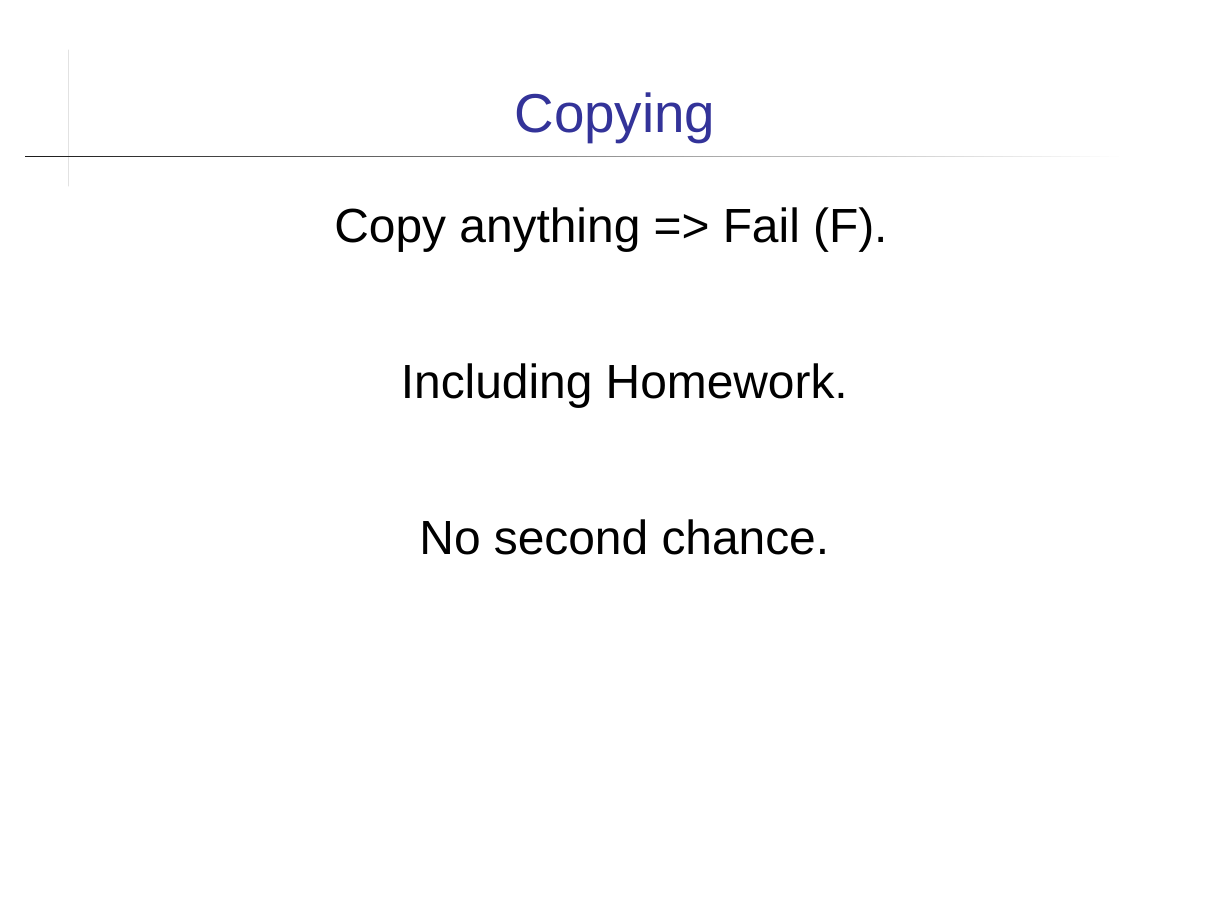
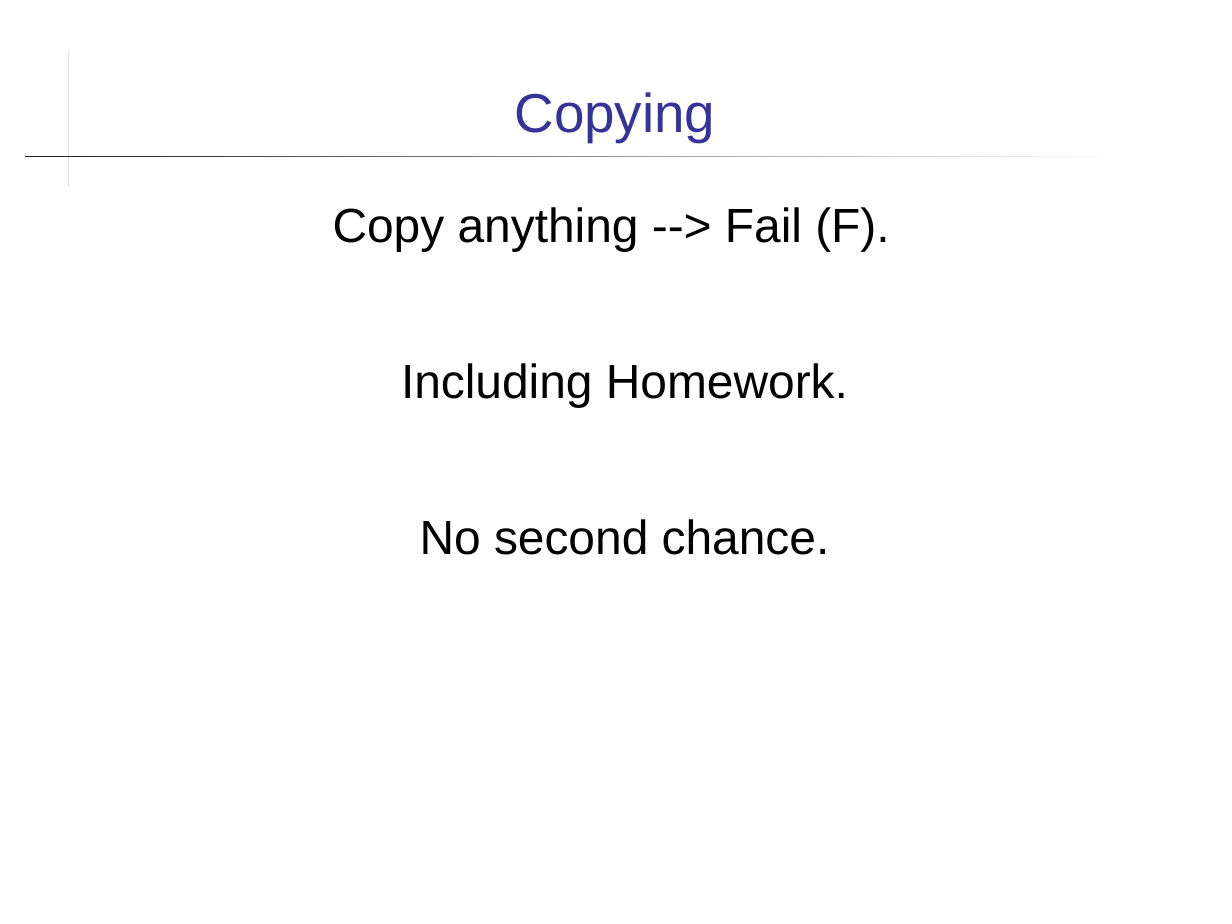
Before and after one commit to cpske/ISP, a slide deck: slide 13 of introduction/Introduction-to-Course.ppt. Drawn at 1232x924 pixels with LibreOffice and Linux fonts; fonts in the diff are those of the drawing. Boxes give left, top, right and bottom in pixels: in the first picture for what was removed or moved away, otherwise in the second. Text is boxed around its words. In the diff, an @@ line names an element or a change of style, - is before the commit and + after.

```diff
--- a/introduction/Introduction-to-Course.ppt
+++ b/introduction/Introduction-to-Course.ppt
@@ text at (333,207,889,251): text changed @@
-Copy anything => Fail (F).
+Copy anything --> Fail (F).
```
Also in this commit, not shown: 7 other slides changed, 1 slide removed, 7 other files.
